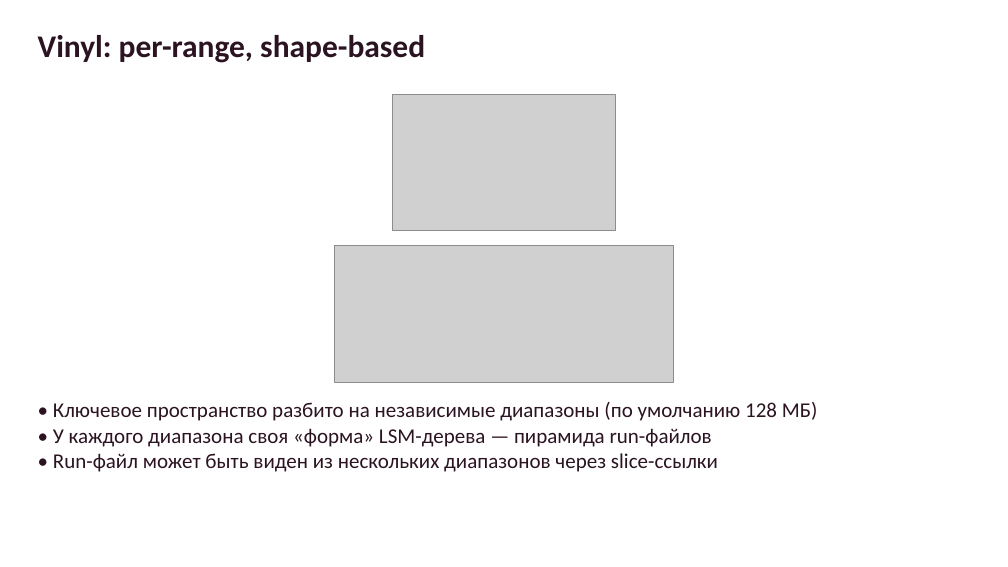
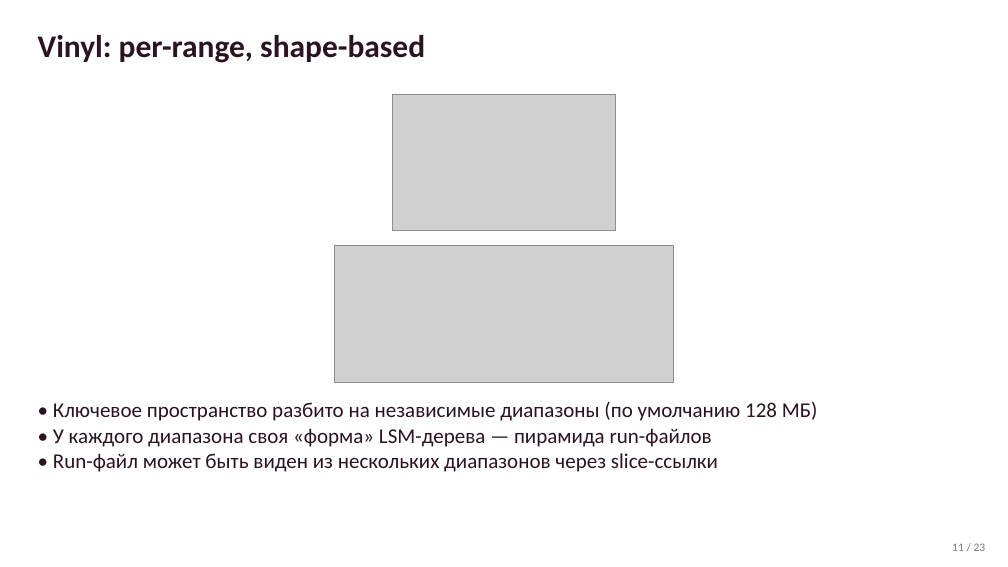
Before and after one commit to kostja/kostja.github.io, a slide deck: slide 12 of talks/cpp-russia-lsm-compaction.pptx. Drawn at 1008x567 pixels with LibreOffice and Linux fonts; fonts in the diff are those of the drawing; grey boxes stand for pictures. Boxes give left, top, right and bottom in pixels: in the first picture for what was removed or moved away, otherwise in the second. Text is boxed around its words. In the diff, an @@ line names an element or a change of style, - is before the commit and + after.

```diff
--- a/talks/cpp-russia-lsm-compaction.pptx
+++ b/talks/cpp-russia-lsm-compaction.pptx
@@ text added at [952, 543, 986, 551], 11 pt, text #737A82 @@
+11 / 23
```
Also in this commit, not shown: 22 other slides changed, 1 slide added, 1 slide removed, 1 other file.
